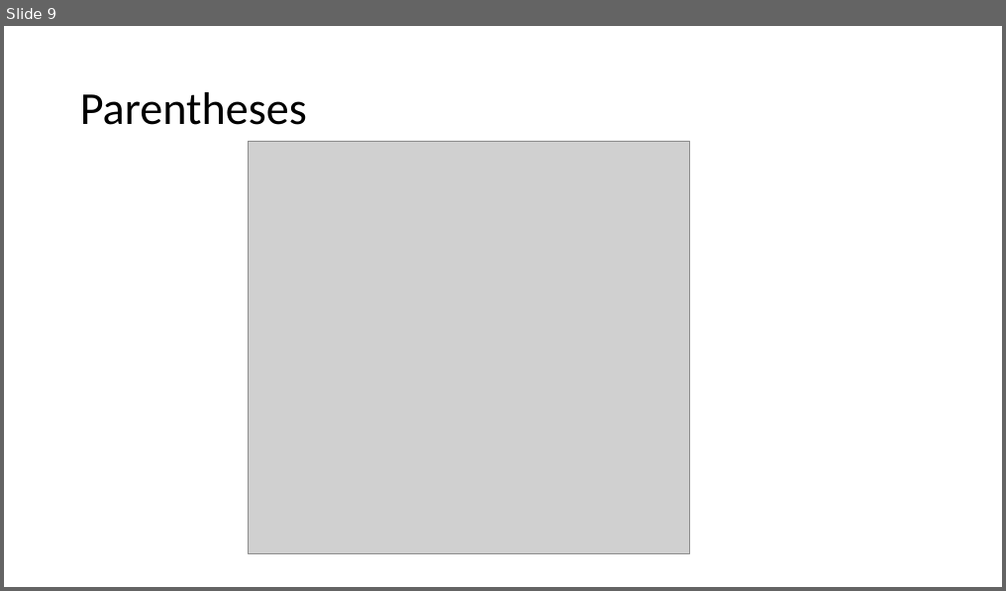
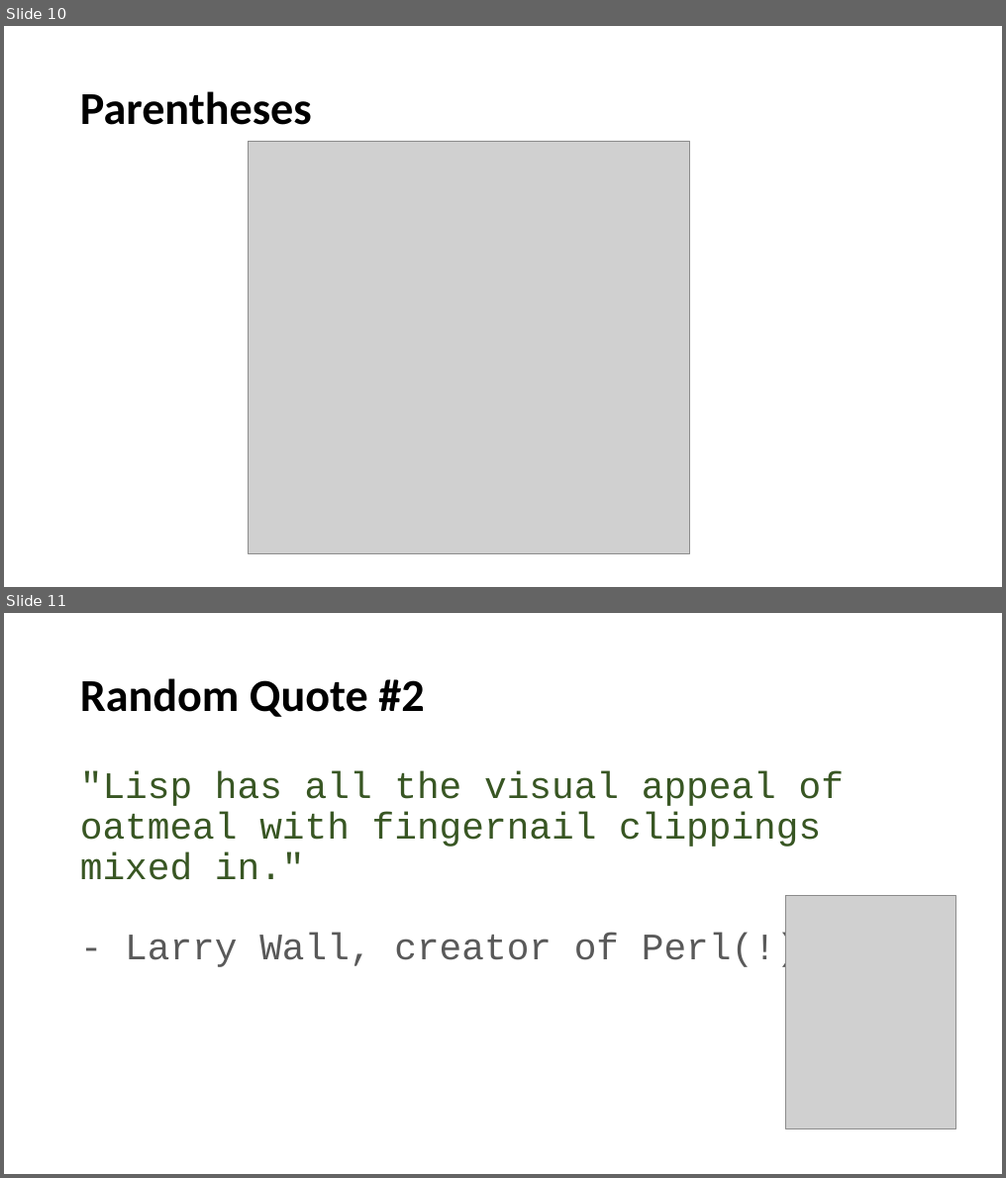
Before and after one commit to LeedsCodeDojo/TryScheme, a slide deck: Scheme Intro.pptx. Shown one above the other, each under a label of ours: slide 9 before the commit, slides 10 and 11 after it. The pictures are 1006x591 and 1006x1178 pixels, drawn with LibreOffice and Linux fonts; fonts in the diff are those of the drawing; grey boxes stand for pictures. Boxes give left, top, right and bottom in pixels: in the first picture for what was removed or moved away, otherwise in the second. Text is boxed around its words. In the diff, an @@ line names an element or a change of style, - is before the commit and + after.

```diff
--- a/Scheme Intro.pptx
+++ b/Scheme Intro.pptx
@@ slide 11 added at (4,613,1002,1174), background #FFFFFF @@
@@ title added at (80,678,424,717), 44 pt, text #000000, bold @@
+Random Quote #2
@@ text added at (80,771,844,970), 36 pt, text #385723 @@
+"Lisp has all the visual appeal of oatmeal with fingernail clippings mixed in."
+- Larry Wall, creator of Perl(!)
@@ picture added at (786,896,956,1130) @@
@@ what was slide 9 is now slide 10 @@
@@ slide 10 changed as well @@
@@ title "Parentheses" at (80,91,312,125): bold on @@
```
Also in this commit, not shown: 13 other slides changed, 5 other slides added.
